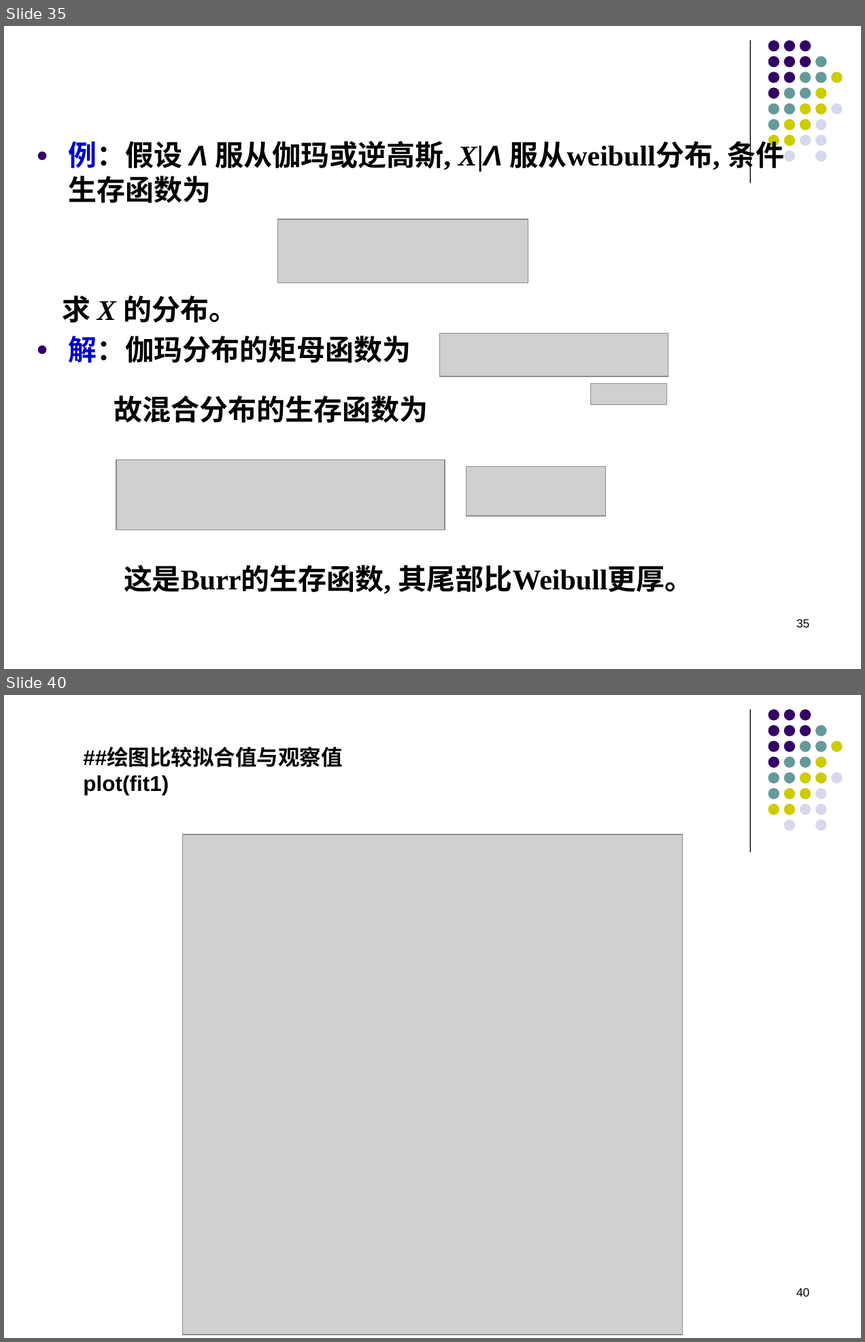
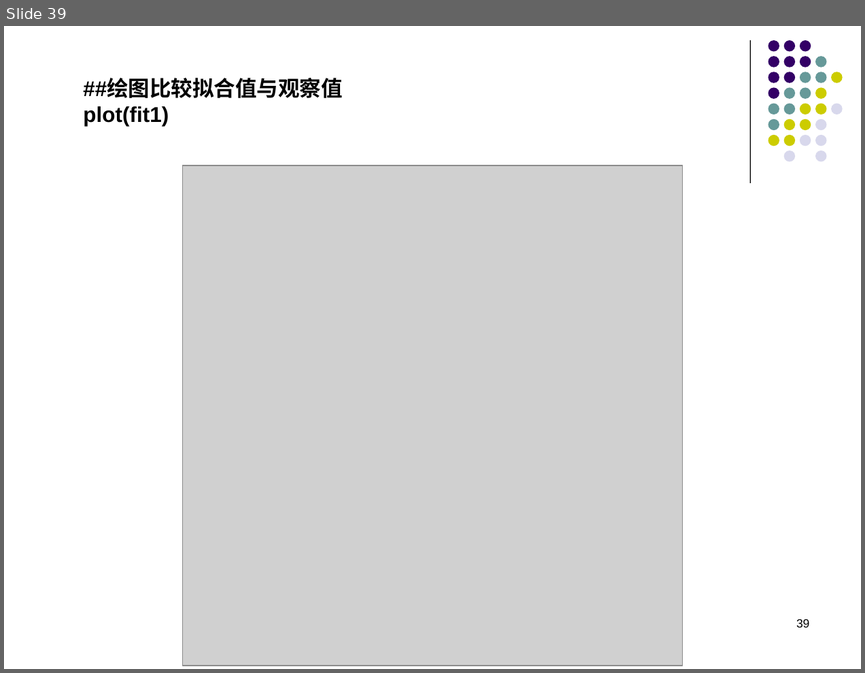
Before and after one commit to Francisor/Non-life-Insurance-Actuarial-Science, a slide deck: Lectures/Week 3 - 损失金额模型.pptx. Shown one above the other, each under a label of ours: slides 35 and 40 before the commit, slide 39 after it; the slides between them are not shown. The pictures are 865x1342 and 865x673 pixels, drawn with LibreOffice and Linux fonts; fonts in the diff are those of the drawing; grey boxes stand for pictures. Boxes give left, top, right and bottom in pixels: in the first picture for what was removed or moved away, otherwise in the second. Text is boxed around its words. In the diff, an @@ line names an element or a change of style, - is before the commit and + after.

```diff
--- a/Lectures/Week 3 - 损失金额模型.pptx
+++ b/Lectures/Week 3 - 损失金额模型.pptx
@@ slide 35 removed at [4,26,861,669], background #FFFFFF; not listed: 32 template elements that a slide beside it also shows @@
@@ text removed at [62,137,784,422] @@
-● 例：假设 Λ 服从伽玛或逆高斯, X|Λ 服从weibull分布, 条件生存函数为
-求 X 的分布。
-● 解：伽玛分布的矩母函数为
-故混合分布的生存函数为
@@ picture removed at [278,219,528,282] @@
@@ picture removed at [439,333,668,376] @@
@@ picture removed at [591,383,667,405] @@
@@ picture removed at [116,460,445,530] @@
@@ picture removed at [466,467,604,516] @@
@@ text removed at [124,565,694,594] @@
-这是Burr的生存函数, 其尾部比Weibull更厚。
@@ page number removed at [796,618,809,627] @@
-35
@@ what was slide 40 is now slide 39 @@
@@ page number at [796,618,809,627]: text changed @@
-40
+39
```
Also in this commit, not shown: 14 slides changed, 10 slides added, 4 other slides removed, 1 other file.
